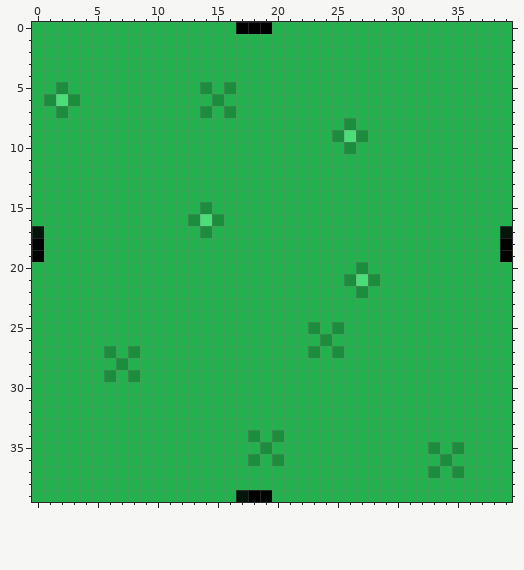
Pixel-art sprite -- src/main/resources/static/grass.png. The picture above is the old version.
The file is 40x40 pixels. Colours within 5 levels of each other are drawn and written as one.
Once edited:
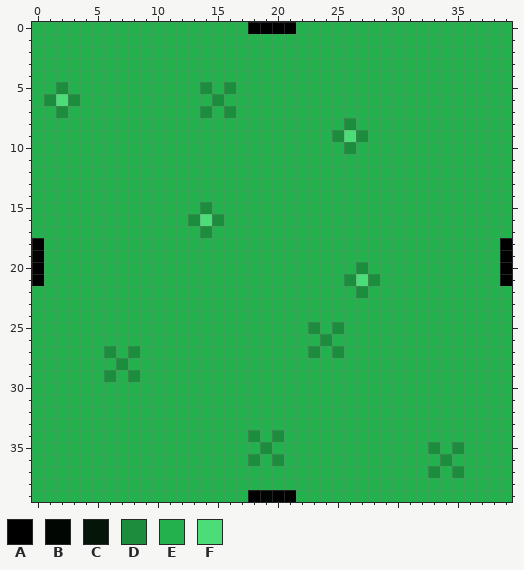
Palette (. is transparent): A #000000  B #010602  C #04160a  D #1b8d3d  E #22b14c  F #4ddd78
Message: updated tile sizes. character not centered.
What changed:
Colour E becomes colour A in row 0 at x 20 to 21; in rows 20 to 21 at x 0 and 39; in row 39 at x 20 to 21.
Colour A becomes colour E in row 0 at x 17.
Colour C becomes colour E in row 17 at x 0 and 39; in row 39 at x 17.
Changed places in both pictures, as pixel boxes (x1, y1, x2, y2):
changed: (236, 22, 296, 34)
changed: (32, 226, 44, 286)
changed: (500, 226, 512, 286)
changed: (236, 490, 296, 502)
